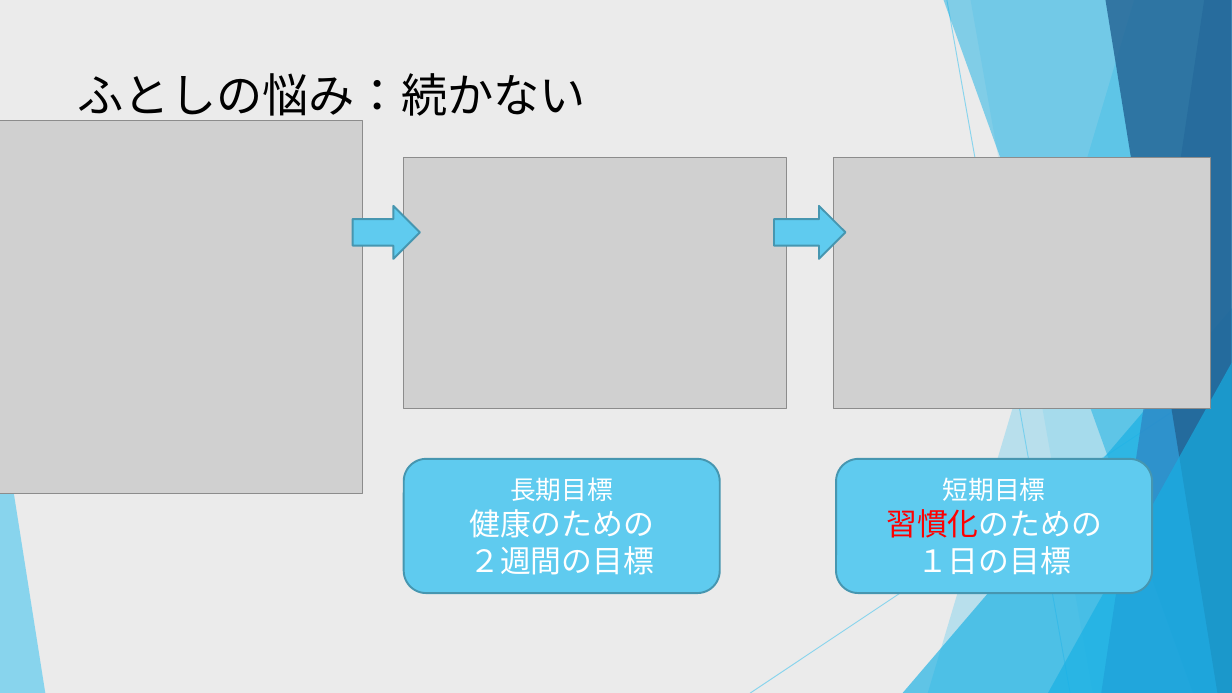
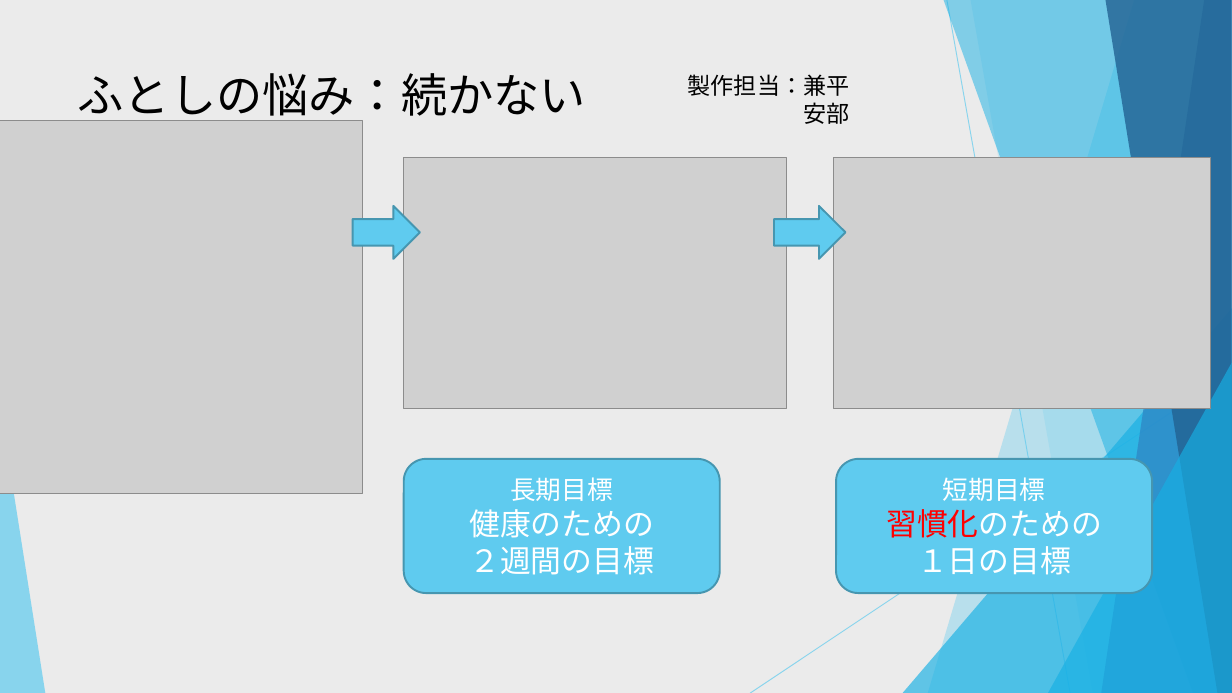
Before and after one commit to dojo2022/C-5, a slide deck: slide 6 of C5_配布資料/0630_C-5 _発表資料.pptx. Drawn at 1232x693 pixels with LibreOffice and Linux fonts; fonts in the diff are those of the drawing; grey boxes stand for pictures. Boxes give left, top, right and bottom in pixels: in the first picture for what was removed or moved away, otherwise in the second. Text is boxed around its words. In the diff, an @@ line names an element or a change of style, - is before the commit and + after.

```diff
--- a/C5_配布資料/0630_C-5 _発表資料.pptx
+++ b/C5_配布資料/0630_C-5 _発表資料.pptx
@@ text added at <box>688,74,850,124</box>, 18 pt, text #000000 @@
+製作担当：兼平
+安部
```
Also in this commit, not shown: 8 other slides changed.
